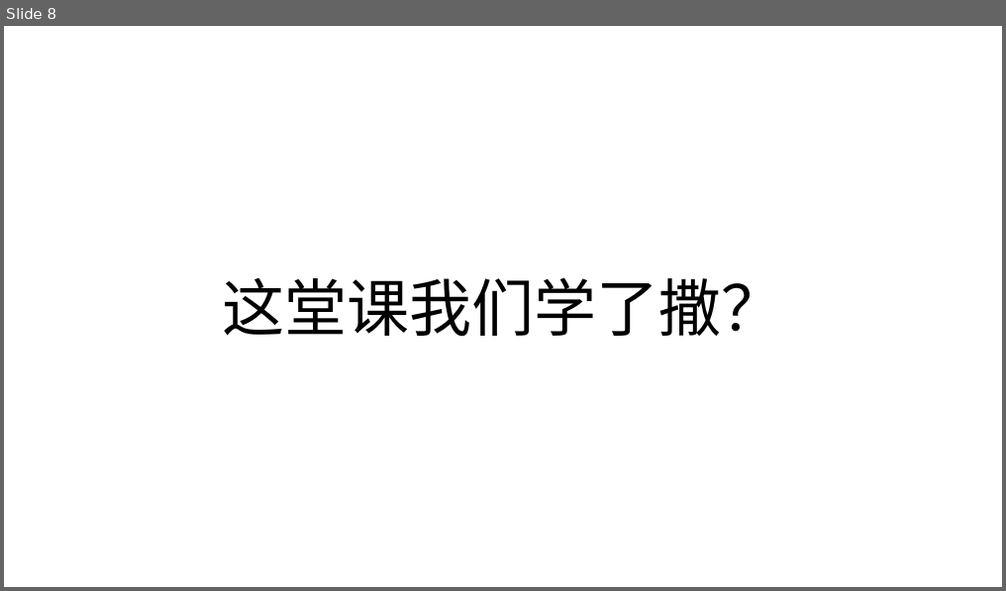
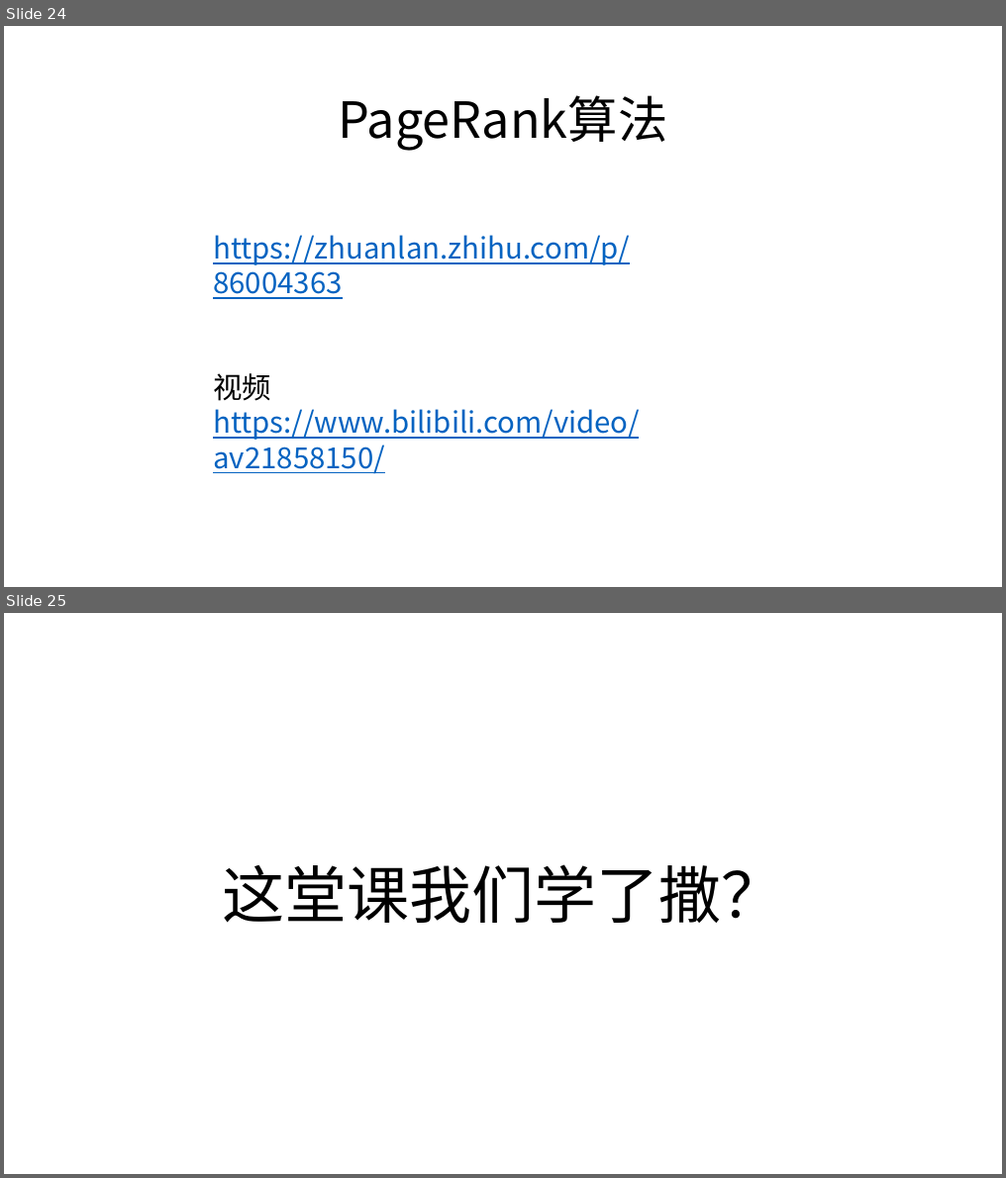
Before and after one commit to zjyesir/hmc_data_structure, a slide deck: ppt/8 查找.pptx. Shown one above the other, each under a label of ours: slide 8 before the commit, slides 24 and 25 after it. The pictures are 1006x591 and 1006x1178 pixels, drawn with LibreOffice and Linux fonts; fonts in the diff are those of the drawing; background and template pictures are left out. Boxes give left, top, right and bottom in pixels: in the first picture for what was removed or moved away, otherwise in the second. Text is boxed around its words. In the diff, an @@ line names an element or a change of style, - is before the commit and + after.

```diff
--- a/ppt/8 查找.pptx
+++ b/ppt/8 查找.pptx
@@ slide 24 added at <box>4,26,1002,587</box>, background picture (left out) @@
@@ text added at <box>338,95,667,151</box>, 48 pt, text #000000 @@
+PageRank算法
@@ text added at <box>213,235,640,474</box>, 28 pt, text #0563C1, underline @@
+https://zhuanlan.zhihu.com/p/86004363
+视频
+https://www.bilibili.com/video/av21858150/
@@ what was slide 8 is now slide 25 @@
```
Also in this commit, not shown: 5 slides changed, 19 other slides added, 2 slides removed, 4 other files.
